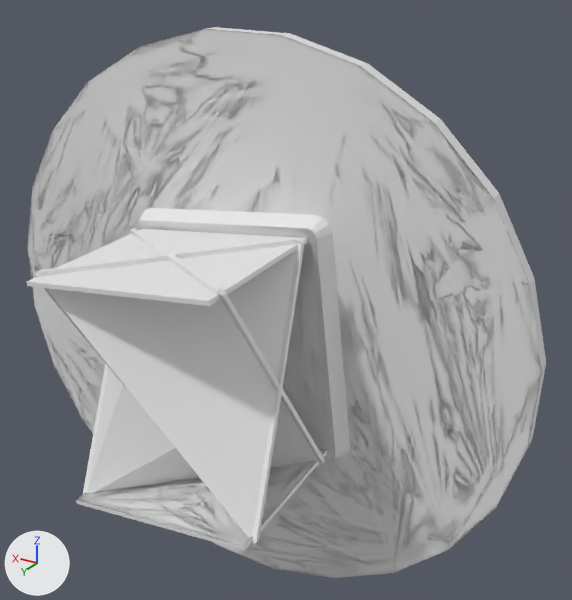
The OBJ model MMR_Project/ResampledDatabase/RoundTable/D00407.obj: old version first, new version second.
Before and after are seen from a 50 mm lens placed at (-1.406, 2.437, 1.192), pointed at (-0.124, 0.3, 0.123). The axes (+X, +Y, +Z) are drawn at lower left. The lights are the same throughout. Where no turn or scale is listed for an object, it has been applied to the vertices. Vertices at the same position are counted once.

The older version as bpy lines, for what is in view:
```python
me_d00407 = bpy.data.meshes.new('D00407')
me_d00407.from_pydata(...)  # 2918 vertices, 6030 faces; spans x -1.0..1.0, y 0.28..1.0, z -1.0..1.0
ob_d00407 = bpy.data.objects.new('D00407', me_d00407)
ob_d00407.location = (0.0, 0.0, 0.0)
```
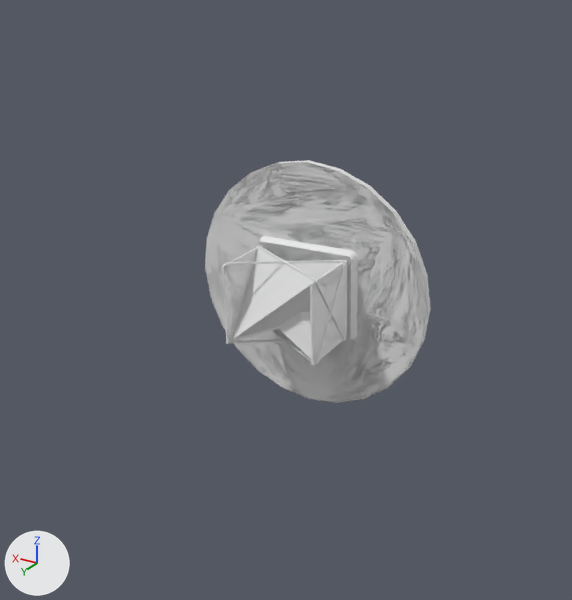
The change, as a list of edits to the scene's bpy script:
```text
Change me_d00407:
    used by ob_d00407; location = (0.0, 0.0, 0.0)
    remove me_d00407.from_pydata(...)  # 2918 vertices, 6030 faces; spans x -1.0..1.0, y 0.28..1.0, z -1.0..1.0
    add me_d00407.from_pydata(...)  # 2913 vertices, 5989 faces; spans x -0.49..0.52, y -0.13..0.21, z -0.5..0.5
    me_d00407 part 1: the loose piece of 316 vertices spanning x -0.41..0.41, y 0.36..0.45, z -0.47..0.47 is multiplied about its middle by the matrix ((0.042, 0.007, 0.498), (-0.026, 0.499, -0.005), (-0.498, -0.026, 0.042)), then moved by (0.01, -0.49, 0.0)
    me_d00407 part 2: the loose piece of 11 vertices spanning x -0.31..0.03, y 0.72..0.93, z 0.38..0.42 is turned 85.2 degrees about the y axis through its middle and scaled by 0.5, then moved by (0.35, -0.69, -0.32)
    me_d00407 part 3: the loose piece of 8 vertices spanning x -0.35..-0.3, y 0.7..0.93, z 0.03..0.41 is turned 85.2 degrees about the y axis through its middle and scaled by 0.5, then moved by (0.44, -0.68, -0.06)
    me_d00407 part 4: the loose piece of 229 vertices spanning x -0.38..0.37, y 0.46..0.95, z -0.43..0.39 is multiplied about its middle by the matrix ((0.042, 0.007, 0.498), (-0.026, 0.499, -0.005), (-0.498, -0.026, 0.042)), then moved by (0.01, -0.64, 0.01)
    me_d00407 part 5: the loose piece of 282 vertices spanning x -0.38..0.27, y 0.42..0.99, z -0.42..-0.33 is multiplied about its middle by the matrix ((0.042, 0.007, 0.498), (-0.026, 0.499, -0.005), (-0.498, -0.026, 0.042)), then moved by (-0.12, -0.64, 0.38)
    me_d00407 part 6: the loose piece of 81 vertices spanning x -0.06..0.31, y 0.49..0.73, z -0.43..-0.04 is turned 85.2 degrees about the y axis through its middle and scaled by 0.5, then moved by (-0.22, -0.59, 0.15)
    me_d00407 part 7: the loose piece of 8 vertices spanning x 0.3..0.35, y 0.73..0.96, z -0.04..0.34 is turned 85.2 degrees about the y axis through its middle and scaled by 0.5, then moved by (-0.22, -0.72, -0.32)
    me_d00407 part 8: a new loose piece of 1313 vertices spanning x -0.49..0.52, y -0.13..-0.09, z -0.5..0.5
    me_d00407 part 9: a new loose piece of 410 vertices spanning x -0.18..0.21, y -0.04..0.19, z -0.17..0.17
    me_d00407 part 10: a new loose piece of 255 vertices spanning x 0.19..0.21, y -0.07..0.21, z -0.17..0.15
    me_d00407 part 11: the loose piece of 1316 vertices spanning x -1.0..1.0, y 0.28..0.42, z -1.0..1.0 is deleted
    me_d00407 part 12: the loose piece of 411 vertices spanning x -0.4..0.35, y 0.47..0.96, z -0.4..0.43 is deleted
    me_d00407 part 13: the loose piece of 256 vertices spanning x -0.3..0.35, y 0.43..1.0, z 0.32..0.41 is deleted
```

Changed parts and their boxes [x1, y1, x2, y2] in the pictures (572 x 600 px; the box of a moved part takes in the faces that stretch with it):
'D00407', reshaped (56% narrower, 56% shorter): before [26, 27, 546, 578]; after [205, 160, 431, 403]
part 1 of me_d00407, moved or reshaped: before [138, 208, 350, 460]; after [259, 236, 358, 340]
part 2 of me_d00407, moved or reshaped (not visible afterwards): before [168, 255, 226, 296]
part 3 of me_d00407, moved or reshaped: before [218, 294, 280, 391]; after [225, 261, 284, 265]
part 4 of me_d00407, moved or reshaped: before [83, 228, 325, 494]; after [272, 260, 346, 365]
part 5 of me_d00407, moved or reshaped: before [76, 449, 327, 551]; after [310, 260, 347, 366]
part 6 of me_d00407, moved or reshaped (not visible before): after [331, 312, 346, 342]
part 7 of me_d00407, moved or reshaped (not visible before): after [232, 340, 286, 343]
part 8 of me_d00407, added: after [205, 160, 431, 403]
part 9 of me_d00407, added: after [230, 245, 332, 343]
part 10 of me_d00407, added: after [222, 245, 263, 344]
part 11 of me_d00407, deleted: before [27, 27, 546, 578]
part 12 of me_d00407, deleted: before [33, 238, 305, 546]
part 13 of me_d00407, deleted: before [26, 229, 307, 306]
